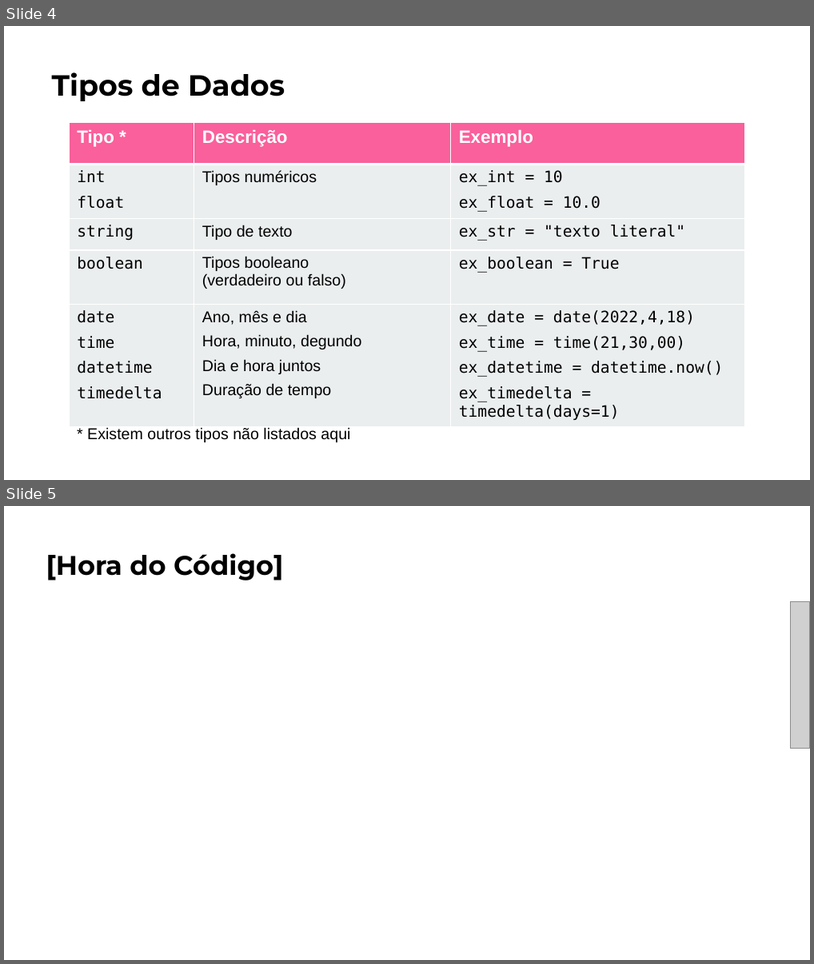
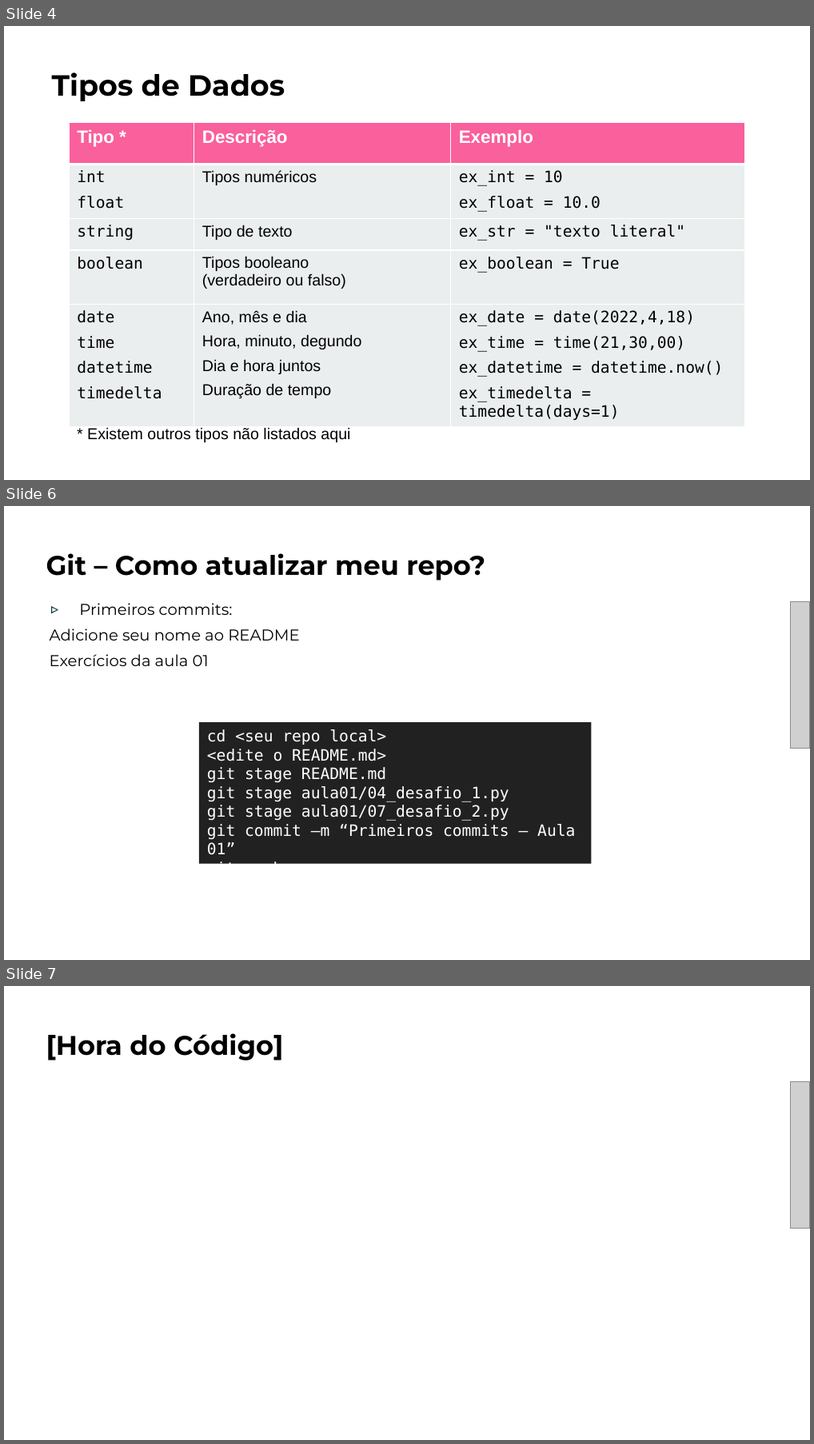
Before and after one commit to WoMakersCode/intro-ao-python, a slide deck: slides/aula_02.pptx. Shown one above the other, each under a label of ours: slides 4 and 5 before the commit, slides 4, 6 and 7 after it; the slides between them are not shown. The pictures are 814x964 and 814x1444 pixels, drawn with LibreOffice and Linux fonts; fonts in the diff are those of the drawing; grey boxes stand for pictures. Boxes give left, top, right and bottom in pixels: in the first picture for what was removed or moved away, otherwise in the second. Text is boxed around its words. In the diff, an @@ line names an element or a change of style, - is before the commit and + after.

Commit message:
Atualizando slides da aula 02 com conteúdo de git

```diff
--- a/slides/aula_02.pptx
+++ b/slides/aula_02.pptx
@@ slide 6 added at (4, 506, 810, 960), background #FFFFFF @@
@@ text added at (46, 553, 486, 580), 24 pt, text #000000, bold @@
+Git – Como atualizar meu repo?
@@ picture added at (790, 601, 810, 748) @@
@@ text added at (50, 603, 300, 666), 14 pt, text #000000 @@
+▹ Primeiros commits:
+        Adicione seu nome ao README
+        Exercícios da aula 01
@@ rectangle added at (199, 722, 592, 864), fill #212121, 14 pt, text #FFFFFF @@
+cd <seu repo local>
+<edite o README.md>
+git stage README.md
+git stage aula01/04_desafio_1.py
+git stage aula01/07_desafio_2.py
+git commit –m “Primeiros commits – Aula 01”
+git push
@@ what was slide 5 is now slide 7 @@
```
Also in this commit, not shown: 1 other slide added.
